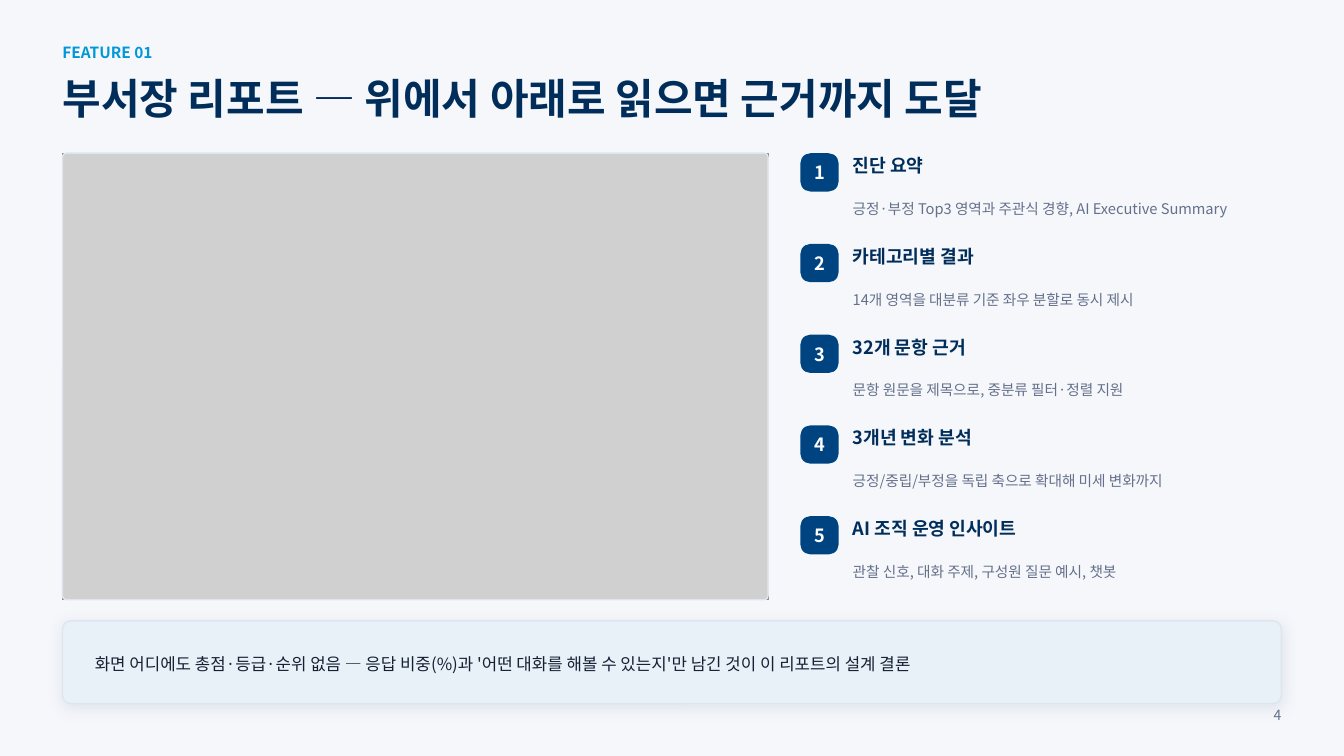
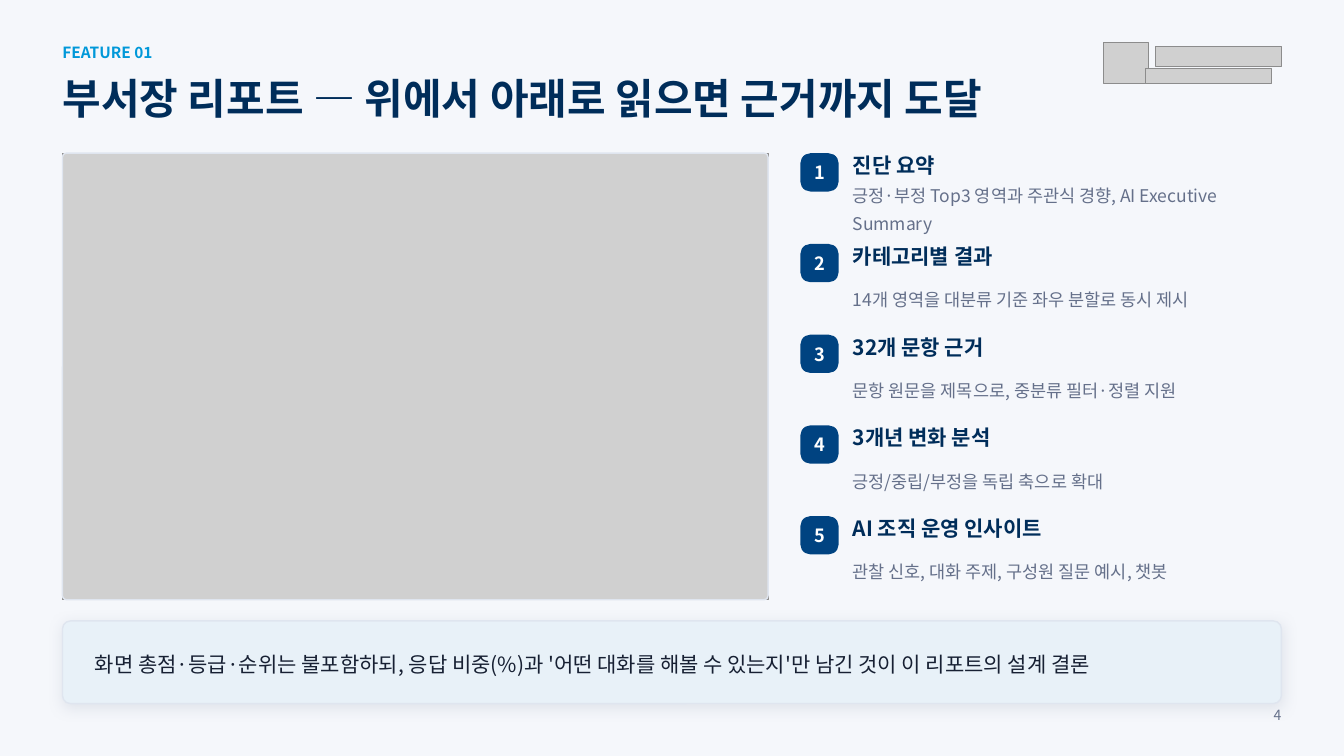
Before and after one commit to frypanegg/AI_PJT, a slide deck: slide 5 of Org_health_diag/docs/2026_조직건강도_AI_Agent_수행결과.pptx. Drawn at 1344x756 pixels with LibreOffice and Linux fonts; fonts in the diff are those of the drawing; grey boxes stand for pictures. Boxes give left, top, right and bottom in pixels: in the first picture for what was removed or moved away, otherwise in the second. Text is boxed around its words. In the diff, an @@ line names an element or a change of style, - is before the commit and + after.

```diff
--- a/Org_health_diag/docs/2026_조직건강도_AI_Agent_수행결과.pptx
+++ b/Org_health_diag/docs/2026_조직건강도_AI_Agent_수행결과.pptx
@@ picture added at (x1=1104, y1=42, x2=1149, y2=84) @@
@@ picture added at (x1=1155, y1=46, x2=1281, y2=66) @@
@@ picture added at (x1=1145, y1=69, x2=1271, y2=84) @@
@@ text at (x1=853, y1=473, x2=1103, y2=491): text changed; size 10.5 to 12.5 pt @@
-긍정/중립/부정을 독립 축으로 확대해 미세 변화까지
+긍정/중립/부정을 독립 축으로 확대
@@ size 13 to 15 pt in 5 elements at (x1=853, y1=155, x2=935, y2=175), (x1=853, y1=246, x2=993, y2=266), (x1=853, y1=337, x2=984, y2=357), (x1=853, y1=427, x2=991, y2=447), (x1=853, y1=518, x2=1042, y2=538) @@
@@ size 10.5 to 12.5 pt in 4 elements at (x1=853, y1=187, x2=1217, y2=234), (x1=853, y1=291, x2=1189, y2=308), (x1=853, y1=382, x2=1176, y2=400), (x1=853, y1=563, x2=1168, y2=581) @@
@@ text at (x1=95, y1=654, x2=1090, y2=676): text changed; size 12 to 15 pt @@
-화면 어디에도 총점·등급·순위 없음 — 응답 비중(%)과 '어떤 대화를 해볼 수 있는지'만 남긴 것이 이 리포트의 설계 결론
+화면 총점·등급·순위는 불포함하되, 응답 비중(%)과 '어떤 대화를 해볼 수 있는지'만 남긴 것이 이 리포트의 설계 결론
```
Also in this commit, not shown: 9 other slides changed, 1 slide added, 1 slide removed.
